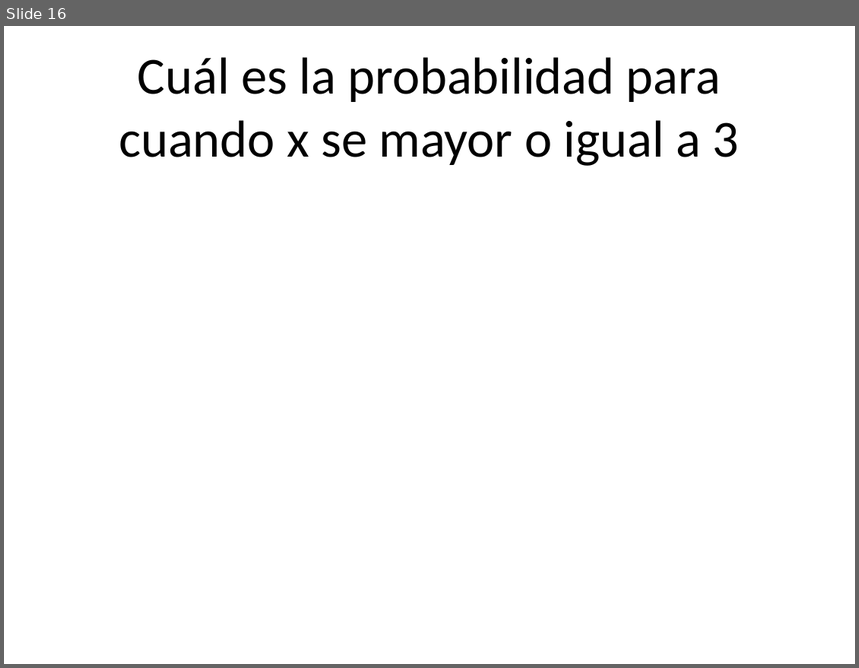
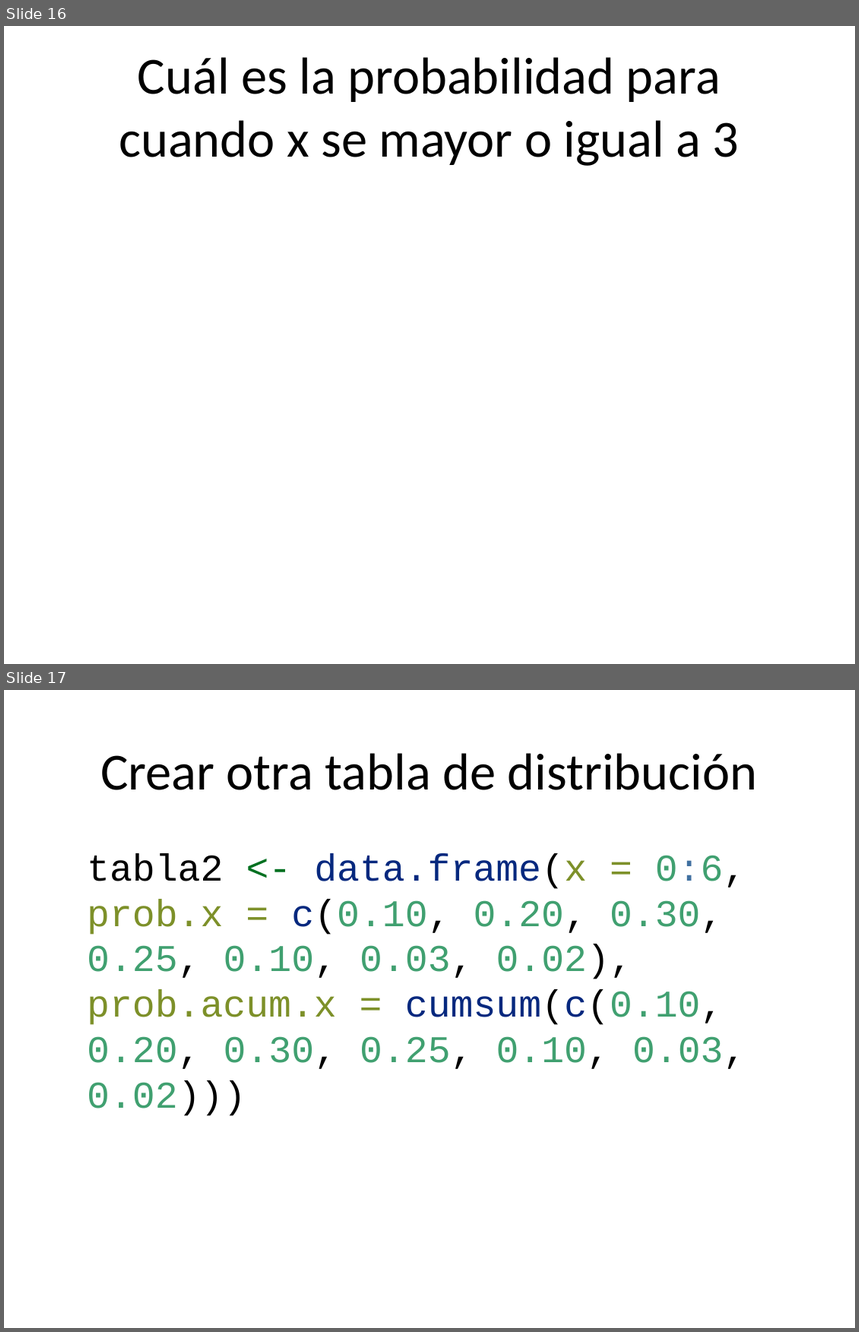
Before and after one commit to rpizarrog/CIIT.-Diplomado-en-Ciencia-de-los-Datos-e-IoT, a slide deck: Módulo II/probabilidad/variables-aleatorias-discretas.pptx. Shown one above the other, each under a label of ours: slide 16 before the commit, slides 16 and 17 after it. The pictures are 859x668 and 859x1332 pixels, drawn with LibreOffice and Linux fonts; fonts in the diff are those of the drawing. Boxes give left, top, right and bottom in pixels: in the first picture for what was removed or moved away, otherwise in the second. Text is boxed around its words. In the diff, an @@ line names an element or a change of style, - is before the commit and + after.

```diff
--- a/Módulo II/probabilidad/variables-aleatorias-discretas.pptx
+++ b/Módulo II/probabilidad/variables-aleatorias-discretas.pptx
@@ slide 17 added at [4, 690, 855, 1328], background #FFFFFF @@
@@ title added at [101, 753, 757, 790], 44 pt, text #000000 @@
+Crear otra tabla de distribución
@@ text added at [87, 853, 747, 1116], 32 pt, text #40A070 @@
+tabla2 <- data.frame(x = 0:6, prob.x = c(0.10, 0.20, 0.30, 0.25, 0.10, 0.03, 0.02), prob.acum.x = cumsum(c(0.10, 0.20, 0.30, 0.25, 0.10, 0.03, 0.02)))
```
Also in this commit, not shown: 5 slides changed, 2 other slides added, 1 other file.
